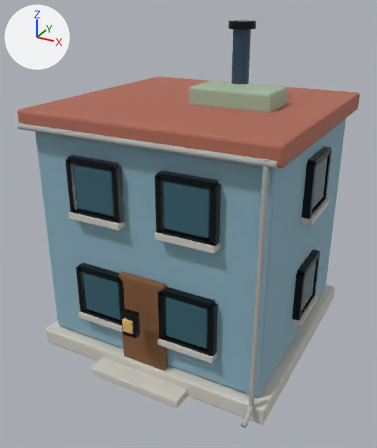
An edit to the glTF model assets/models/realistic/RES_LOW_1x1_004.glb, drawn before and after from the same camera.
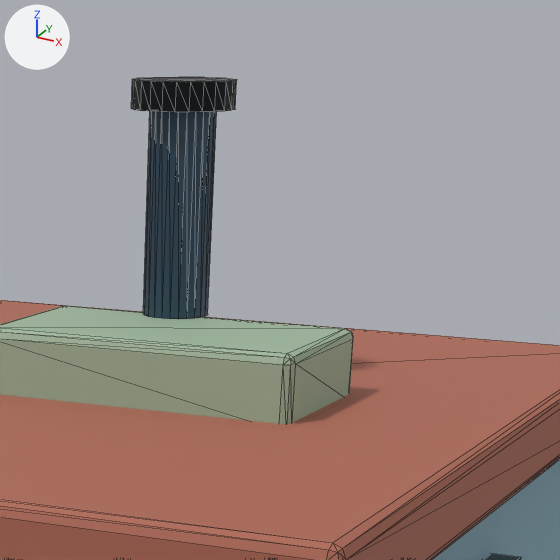
Each version appears first whole from a 50 mm camera at (1.573, -3.042, 2.306) aimed at (-0.004, -0.174, 0.872), and next in a close-up on the part from 51% to 91% of the width and 0% to 33% of the height. Lighting does not change. The marker at upper left points along +X, +Y and +Z. The older version's two pictures come first. The close-ups show mesh edges as thin lines. Objects named as collision shapes, trigger or cutter boxes, shadow casters or lower levels of detail are left out. Where no turn or scale is listed for an object, it has been applied to the vertices. Vertices at exactly the same position are counted once.

Objects in the first close-up: 'RES_LOW_1x1_004_Visual'.
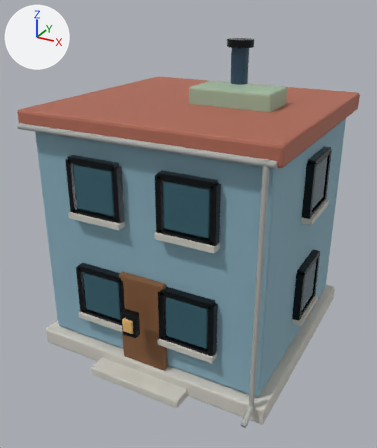
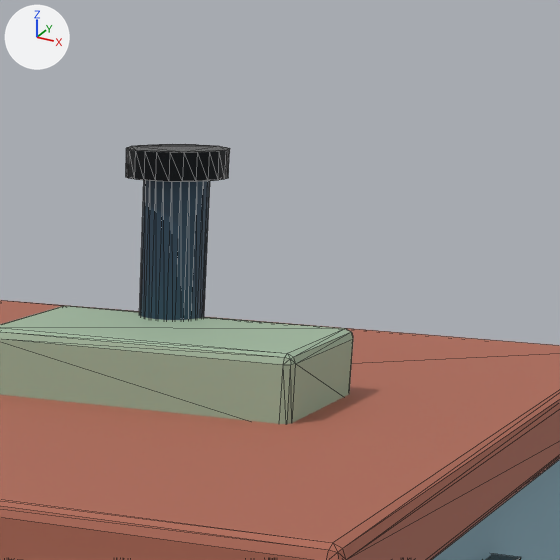
Where the newer file only moved an object's origin or applied its transform, the numbers keep the older frame.

Pixel boxes [x1, y1, x2, y2] of what changed, in the close-ups (560 x 560 px; the box of a moved part takes in the faces that stretch with it):
'RES_LOW_1x1_004_Visual', reshaped
    before: [0, 77, 560, 560]
    after: [0, 144, 560, 560]
part 1 of me_cube, moved or reshaped
    before: [131, 77, 237, 112]
    after: [126, 144, 230, 182]
part 2 of me_cube, moved or reshaped
    before: [143, 111, 217, 319]
    after: [139, 180, 210, 320]

The change in detail:
me_cube is used by ob_res_low_1x1_004_visual; location (0.0, 0.0, 0.06).
me_cube had 1824 vertices, 3308 faces and spanned x -0.84..0.84, y -0.94..0.8, z -0.06..2.1.
me_cube now has 1824 vertices, 3308 faces and spans x -0.84..0.84, y -0.94..0.8, z -0.06..1.99.
me_cube part 1: the loose piece of 48 vertices spanning x 0.12..0.29, y 0.05..0.22, z 2.05..2.1 is moved by (0.0, -0.01, -0.11).
me_cube part 2: the loose piece of 48 vertices spanning x 0.15..0.26, y 0.08..0.19, z 1.73..2.07 is moved by (0.0, -0.01, -0.11).
